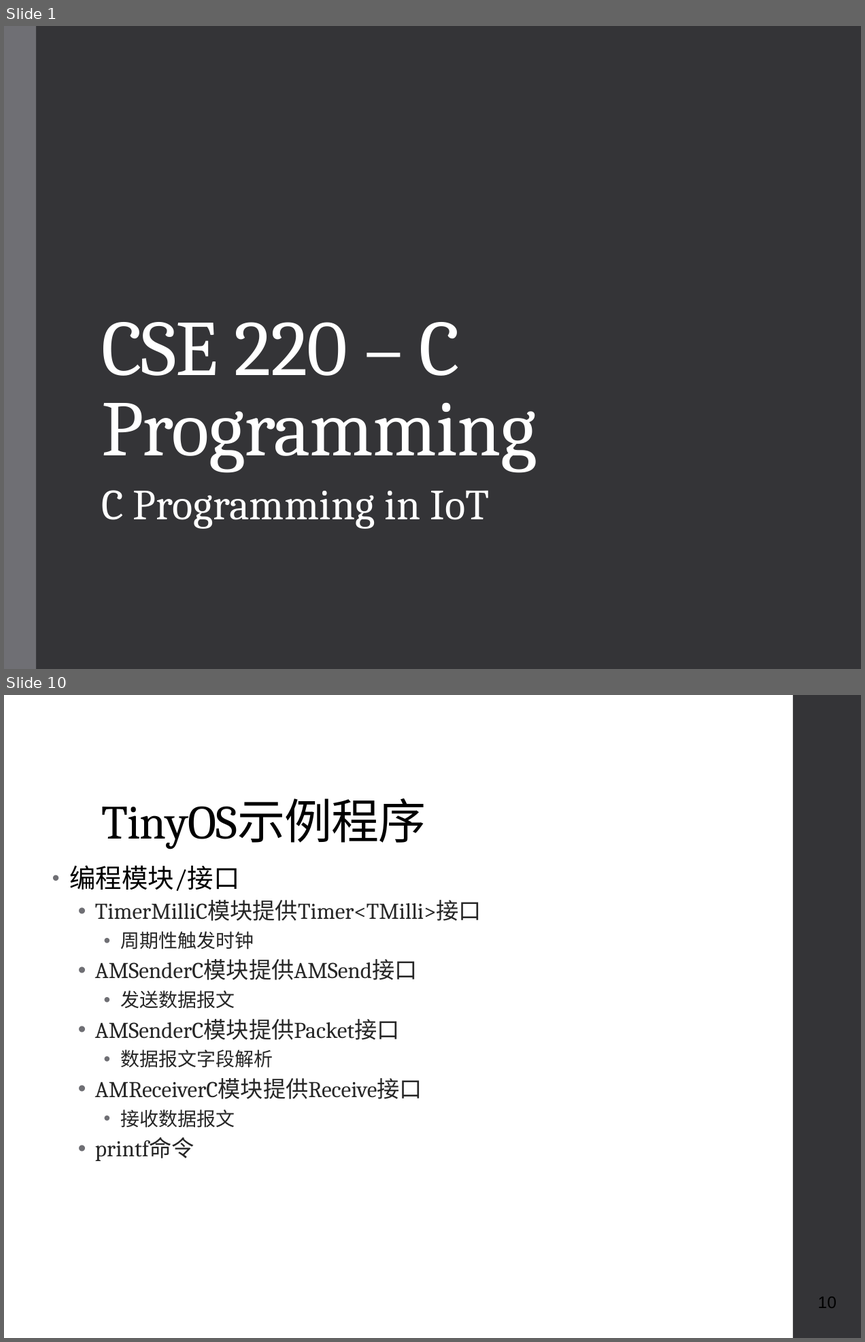
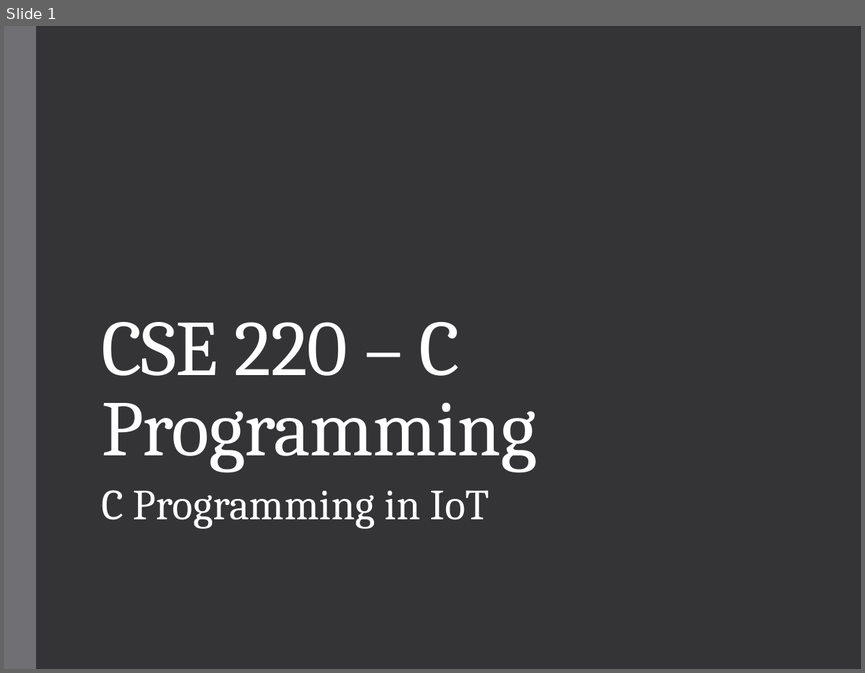
Before and after one commit to geneti/cse220_2020fall, a slide deck: Lectures/cse220-25-C-programming-in-IoT.pptx. Shown one above the other, each under a label of ours: slides 1 and 10 before the commit, slide 1 after it; the slides between them are not shown. The pictures are 865x1342 and 865x673 pixels, drawn with LibreOffice and Linux fonts; fonts in the diff are those of the drawing. Boxes give left, top, right and bottom in pixels: in the first picture for what was removed or moved away, otherwise in the second. Text is boxed around its words. In the diff, an @@ line names an element or a change of style, - is before the commit and + after.

```diff
--- a/Lectures/cse220-25-C-programming-in-IoT.pptx
+++ b/Lectures/cse220-25-C-programming-in-IoT.pptx
@@ slide 10 removed at box(4, 695, 861, 1338), background #FFFFFF @@
@@ rectangle removed at box(793, 695, 861, 1338) @@
@@ title removed at box(101, 798, 426, 849) @@
-TinyOS示例程序
@@ text removed at box(69, 865, 481, 1161) @@
-• 编程模块/接口
-  • TimerMilliC模块提供Timer<TMilli>接口
-    • 周期性触发时钟
-  • AMSenderC模块提供AMSend接口
-    • 发送数据报文
-  • AMSenderC模块提供Packet接口
-    • 数据报文字段解析
-  • AMReceiverC模块提供Receive接口
-    • 接收数据报文
-  • printf命令
@@ page number removed at box(818, 1296, 836, 1308) @@
-10
```
Also in this commit, not shown: 14 slides changed, 2 slides added, 3 other slides removed, 1 other file.
